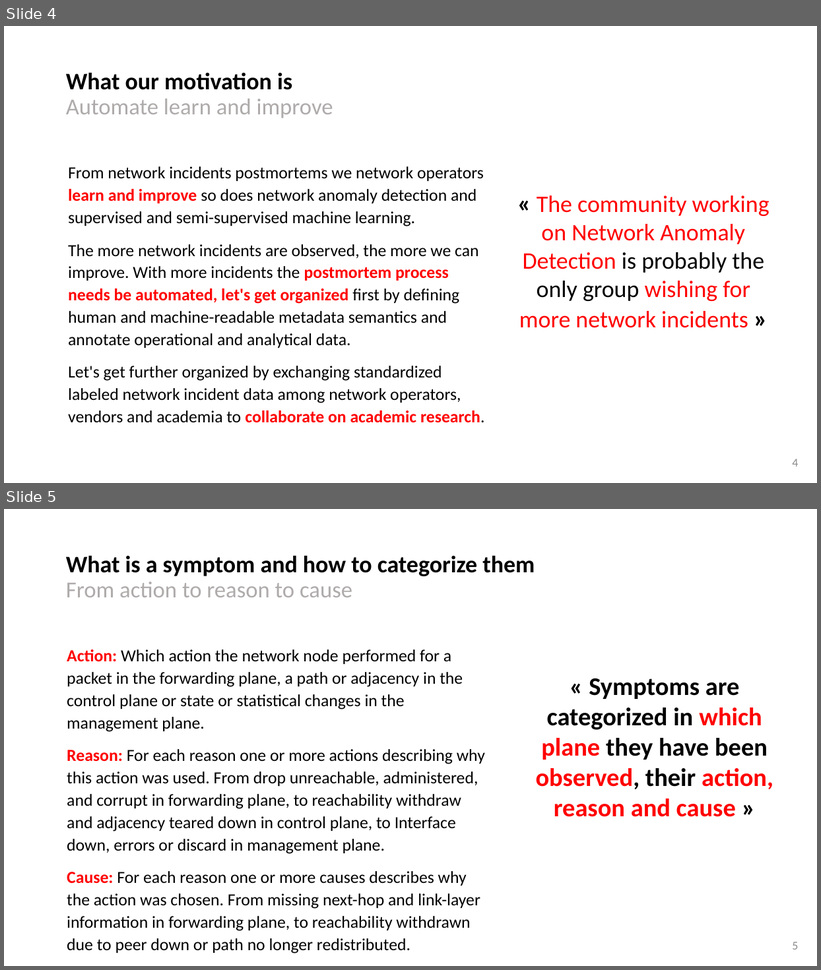
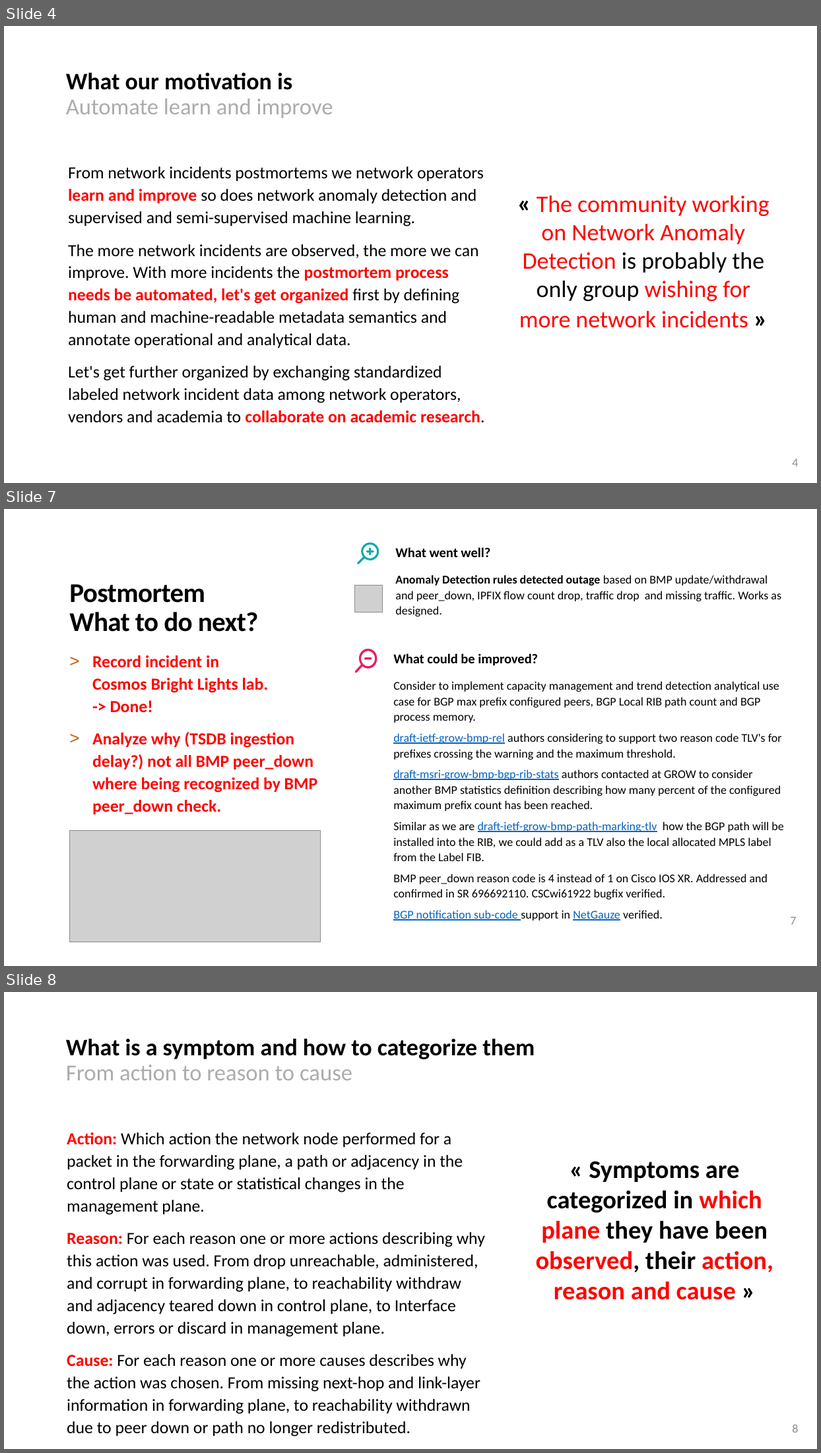
Before and after one commit to network-analytics/ietf-network-analytics-document-status, a slide deck: 119/NMOP/draft-netana-nmop-network-anomaly-semantics-and-lifecycle.pptx. Shown one above the other, each under a label of ours: slides 4 and 5 before the commit, slides 4, 7 and 8 after it; the slides between them are not shown. The pictures are 821x970 and 821x1453 pixels, drawn with LibreOffice and Linux fonts; fonts in the diff are those of the drawing; grey boxes stand for pictures. Boxes give left, top, right and bottom in pixels: in the first picture for what was removed or moved away, otherwise in the second. Text is boxed around its words. In the diff, an @@ line names an element or a change of style, - is before the commit and + after.

```diff
--- a/119/NMOP/draft-netana-nmop-network-anomaly-semantics-and-lifecycle.pptx
+++ b/119/NMOP/draft-netana-nmop-network-anomaly-semantics-and-lifecycle.pptx
@@ slide 7 added at <box>4,509,817,966</box>, background #FFFFFF @@
@@ freeform shape added at <box>357,543,379,564</box>, fill #0EABA9 @@
@@ text added at <box>395,547,781,617</box>, 14 pt, text #000000 @@
+What went well?
+Anomaly Detection rules detected outage based on BMP update/withdrawal and peer_down, IPFIX flow count drop, traffic drop and missing traffic. Works as designed.
@@ text added at <box>69,584,259,632</box>, 32 pt, text #000000, bold @@
+Postmortem
+What to do next?
@@ picture added at <box>355,586,383,613</box> @@
@@ text added at <box>92,656,318,815</box>, 20 pt, text #FF0000, bold @@
+> Record incident in
+  Cosmos Bright Lights lab.
+  -> Done!
+> Analyze why (TSDB ingestion delay?) not all BMP peer_down where being recognized by BMP peer_down check.
@@ freeform shape added at <box>355,649,378,673</box>, fill #E61E64 @@
@@ text added at <box>393,654,783,921</box>, 14 pt, text #000000 @@
+What could be improved?
+Consider to implement capacity management and trend detection analytical use case for BGP max prefix configured peers, BGP Local RIB path count and BGP process memory.
+draft-ietf-grow-bmp-rel authors considering to support two reason code TLV's for prefixes crossing the warning and the maximum threshold.
+draft-msri-grow-bmp-bgp-rib-stats authors contacted at GROW to consider another BMP statistics definition describing how many percent of the configured maximum prefix count has been reached.
+Similar as we are draft-ietf-grow-bmp-path-marking-tlv how the BGP path will be installed into the RIB, we could add as a TLV also the local allocated MPLS label from the Label FIB.
+BMP peer_down reason code is 4 instead of 1 on Cisco IOS XR. Addressed and confirmed in SR 696692110. CSCwi61922 bugfix verified.
+BGP notification sub-code support in NetGauze verified.
@@ picture added at <box>70,831,321,943</box> @@
@@ page number added at <box>790,917,796,925</box>, 14 pt, text #8C8C8C @@
+7
@@ what was slide 5 is now slide 8 @@
@@ page number at <box>792,1425,798,1433</box>: text changed @@
-5
+8
```
Also in this commit, not shown: 5 slides changed, 4 other slides added, 1 slide removed, 2 other files.
